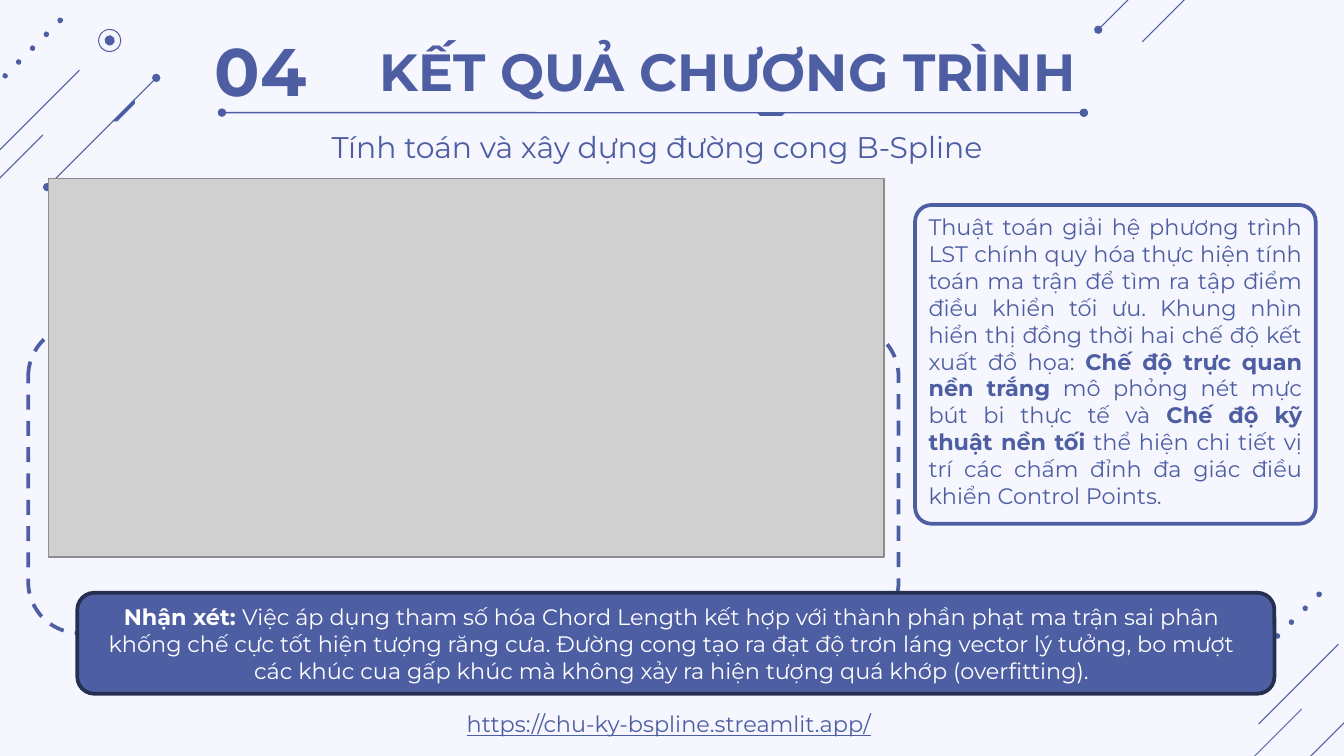
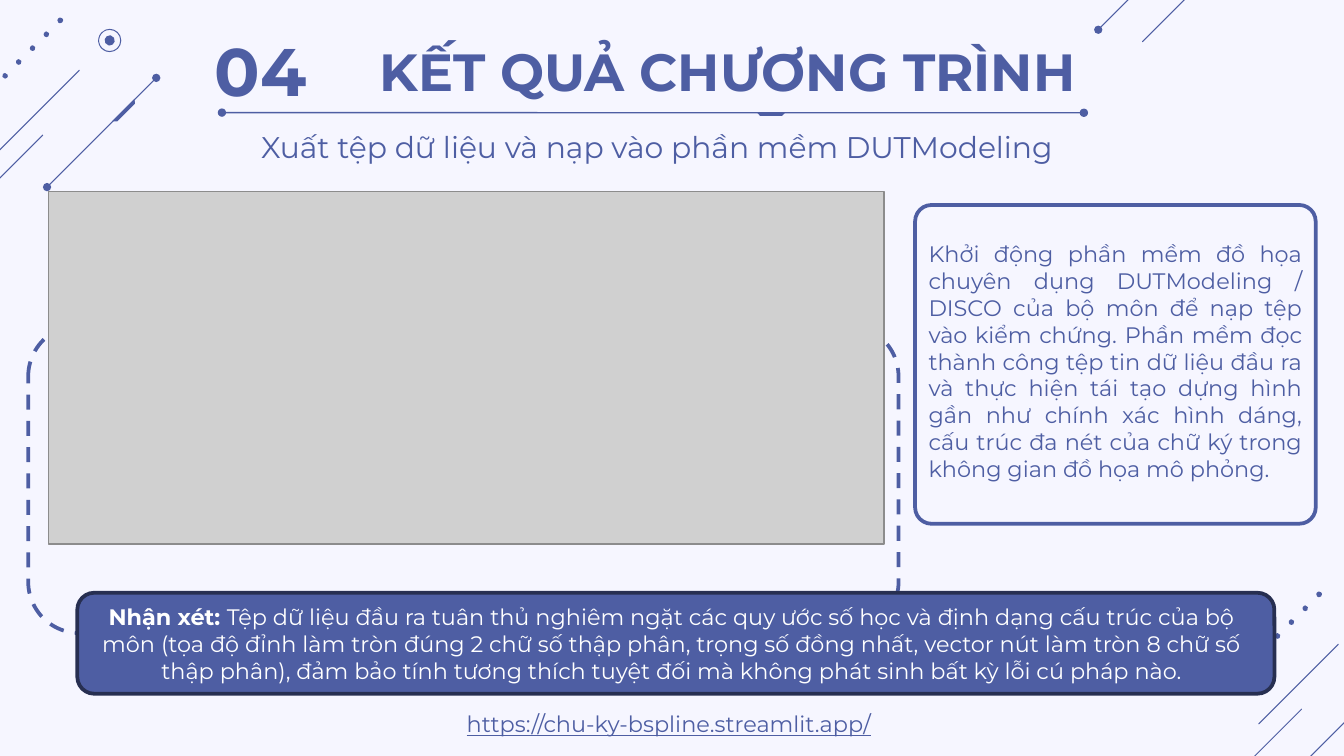
Before and after one commit to thdyqt/DHMT, a slide deck: slide 22 of 24Nh12-DHMT-SLIDE-102240130-102240135-102240141.pptx. Drawn at 1344x756 pixels with LibreOffice and Linux fonts; fonts in the diff are those of the drawing; grey boxes stand for pictures. Boxes give left, top, right and bottom in pixels: in the first picture for what was removed or moved away, otherwise in the second. Text is boxed around its words. In the diff, an @@ line names an element or a change of style, - is before the commit and + after.

Commit message:
refactor: update application entry point and logic in app.py

```diff
--- a/24Nh12-DHMT-SLIDE-102240130-102240135-102240141.pptx
+++ b/24Nh12-DHMT-SLIDE-102240130-102240135-102240141.pptx
@@ text at (x1=261, y1=134, x2=1053, y2=164): text changed @@
-Tính toán và xây dựng đường cong B-Spline
+Xuất tệp dữ liệu và nạp vào phần mềm DUTModeling
@@ picture resized from (x1=48, y1=179, x2=884, y2=558) to (x1=48, y1=192, x2=884, y2=544) @@
@@ text at (x1=929, y1=244, x2=1302, y2=482): text changed @@
-Thuật toán giải hệ phương trình LST chính quy hóa thực hiện tính toán ma trận để tìm ra tập điểm điều khiển tối ưu. Khung nhìn hiển thị đồng thời hai chế độ kết xuất đồ họa: Chế độ trực quan nền trắng mô phỏng nét mực bút bi thực tế và Chế độ kỹ thuật nền tối thể hiện chi tiết vị trí các chấm đỉnh đa giác điều khiển Control Points.
+Khởi động phần mềm đồ họa chuyên dụng DUTModeling / DISCO của bộ môn để nạp tệp vào kiểm chứng. Phần mềm đọc thành công tệp tin dữ liệu đầu ra và thực hiện tái tạo dựng hình gần như chính xác hình dáng, cấu trúc đa nét của chữ ký trong không gian đồ họa mô phỏng.
@@ text at (x1=102, y1=607, x2=1240, y2=684): text changed @@
-Nhận xét: Việc áp dụng tham số hóa Chord Length kết hợp với thành phần phạt ma trận sai phân khống chế cực tốt hiện tượng răng cưa. Đường cong tạo ra đạt độ trơn láng vector lý tưởng, bo mượt các khúc cua gấp khúc mà không xảy ra hiện tượng quá khớp (overfitting).
+Nhận xét: Tệp dữ liệu đầu ra tuân thủ nghiêm ngặt các quy ước số học và định dạng cấu trúc của bộ môn (tọa độ đỉnh làm tròn đúng 2 chữ số thập phân, trọng số đồng nhất, vector nút làm tròn 8 chữ số thập phân), đảm bảo tính tương thích tuyệt đối mà không phát sinh bất kỳ lỗi cú pháp nào.
```
Also in this commit, not shown: 1 other slide changed, 2 other files.
